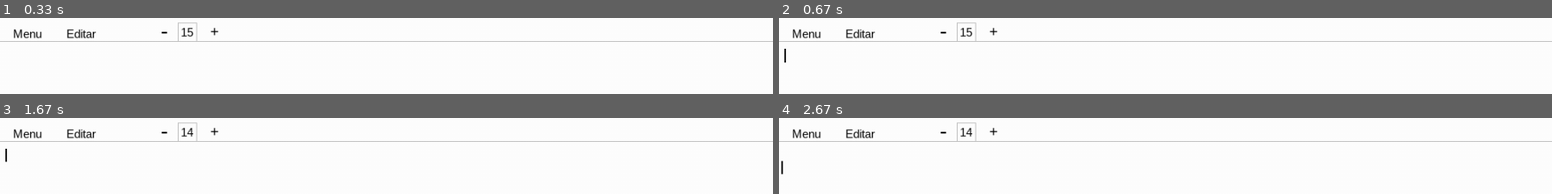
Above: before the commit, frames 1-4 (two rows, left to right).
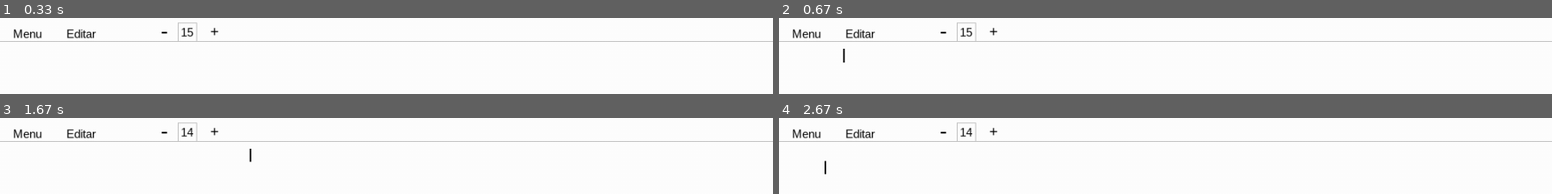
Above: after the commit, the same moments.

Repository: PedroGoulartbranco/Bloco-de-notas-pygame
Game: pygame game, started from main.py
The game is run twice, just before and just after one commit, with the same random seed, the same clock (stepped at 60 frames per second) and the same inputs.
Inputs (mouse positions are in pixels of both pictures, inside the frame that each line leads up to):
- Up to frame 1 (0.33 s): no input
- Up to frame 2 (0.67 s): tap Space at 0.33 s
- Up to frame 3 (1.67 s): click "-" at 0.72 s; click (outside the picture) at 1.05 s
- Up to frame 4 (2.67 s): tap Enter at 2.43 s

Frame 1 is identical in both runs. In frame 2, 0.1% of the frame differs, in the area x 0-9%, y 40-60%; in frame 3, 0.1%; in frame 4, 0.1%.

Commit message:
comecando a fazer o botao de seguar

Diff:
--- a/main.py
+++ b/main.py
@@ -38,6 +38,7 @@
 piscou = False
 tempo_desligado = 0
 cor_piscada = "white"
+segurou = False
 
 def desenhar_texto():
     #Criando texto botoes
@@ -94,6 +95,8 @@
 
     return botao_arquivo, botao_editar, botao_texto_fonte_mais, botao_texto_menos, caixa_fonte_tamanho
 
+def escrever(letra):
+    linhas[linha_atual]["texto"] += letra
 
 # loop principal
 rodando = True
@@ -112,7 +115,10 @@
                 linhas[linha_atual]["texto"]= linhas[linha_atual]["texto"][:-1]
             else:
                 segurou = True
-                linhas[linha_atual]["texto"] += event.unicode
+                letra = event.unicode
+                #linhas[linha_atual]["texto"] += event.unicode
+        if event.type == pygame.KEYUP:
+            pass
         if event.type == pygame.MOUSEBUTTONDOWN:
             if botao_texto_menos.collidepoint(posicao_mouse):
                 tamanho_fonte_texto -= 1
@@ -133,6 +139,9 @@
     pygame.draw.rect(tela, "white", onde_digitar)
 
     y_distancia = onde_digitar.y #Serve pra criar a distancia de cada
+
+    if segurou:
+        escrever(letra)
 
     for linha in linhas:
         texto_surface = fonte_texto.render(linha["texto"], True, "black")
Binary file changed: img/icon.ico
